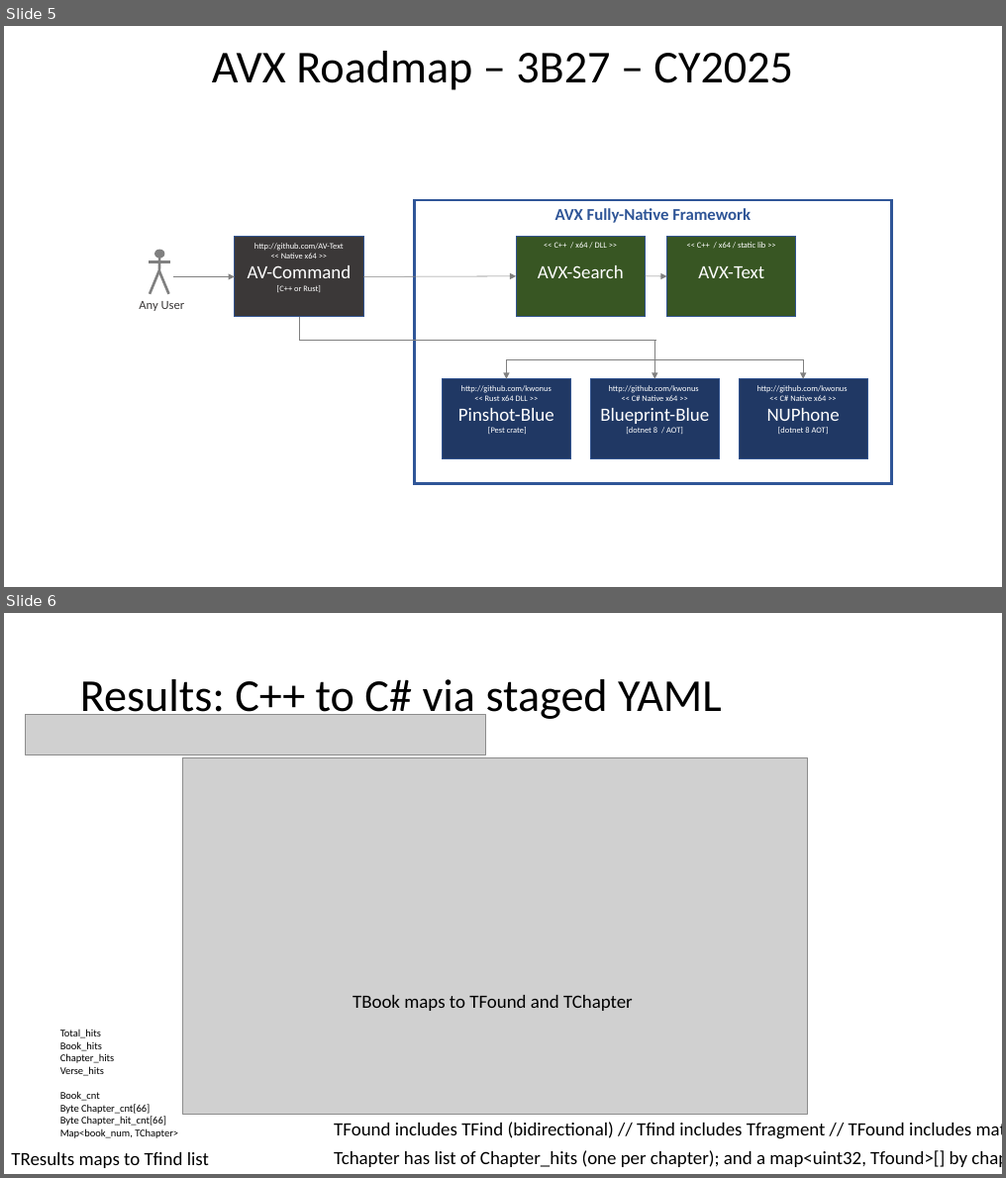
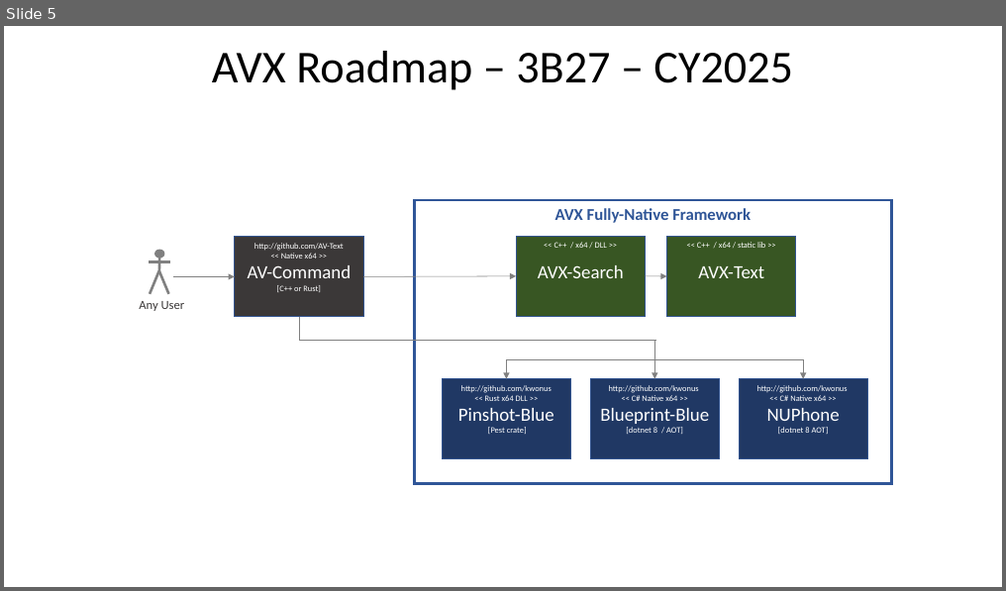
Before and after one commit to AV-Text/AVX, a slide deck: AVXSearch/AVX-Framework.pptx. Shown one above the other, each under a label of ours: slides 5 and 6 before the commit, slide 5 after it. The pictures are 1006x1178 and 1006x591 pixels, drawn with LibreOffice and Linux fonts; fonts in the diff are those of the drawing; grey boxes stand for pictures. Boxes give left, top, right and bottom in pixels: in the first picture for what was removed or moved away, otherwise in the second. Text is boxed around its words. In the diff, an @@ line names an element or a change of style, - is before the commit and + after.

Commit message:
I am nearing completion of refactored YAML commication layer (C#->C++)

```diff
--- a/AVXSearch/AVX-Framework.pptx
+++ b/AVXSearch/AVX-Framework.pptx
@@ slide 6 removed at bbox=[4, 613, 1002, 1174], background #FFFFFF @@
@@ title removed at bbox=[80, 679, 722, 723] @@
-Results: C++ to C# via staged YAML
@@ picture removed at bbox=[25, 714, 485, 755] @@
@@ picture removed at bbox=[183, 759, 808, 1115] @@
@@ text removed at bbox=[352, 995, 633, 1011] @@
-TBook maps to TFound and TChapter
@@ text removed at bbox=[60, 1029, 178, 1139] @@
-Total_hits
-Book_hits
-Chapter_hits
-Verse_hits
-Book_cnt
-Byte Chapter_cnt[66]
-Byte Chapter_hit_cnt[66]
-Map<book_num, TChapter>
@@ text removed at bbox=[334, 1122, 971, 1140] @@
-TFound includes TFind (bidirectional) // Tfind includes Tfragment // TFound includes matched features from matchany
@@ text removed at bbox=[11, 1153, 209, 1168] @@
-TResults maps to Tfind list
@@ text removed at bbox=[334, 1151, 967, 1167] @@
-Tchapter has list of Chapter_hits (one per chapter); and a map<uint32, Tfound>[] by chapter
```
Also in this commit, not shown: 1 slide changed, 2 other files.
